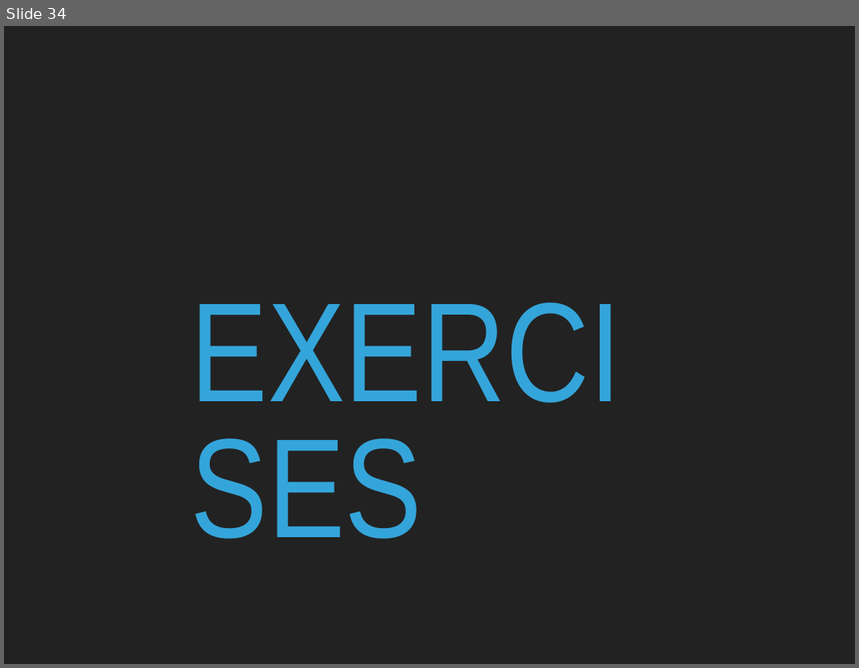
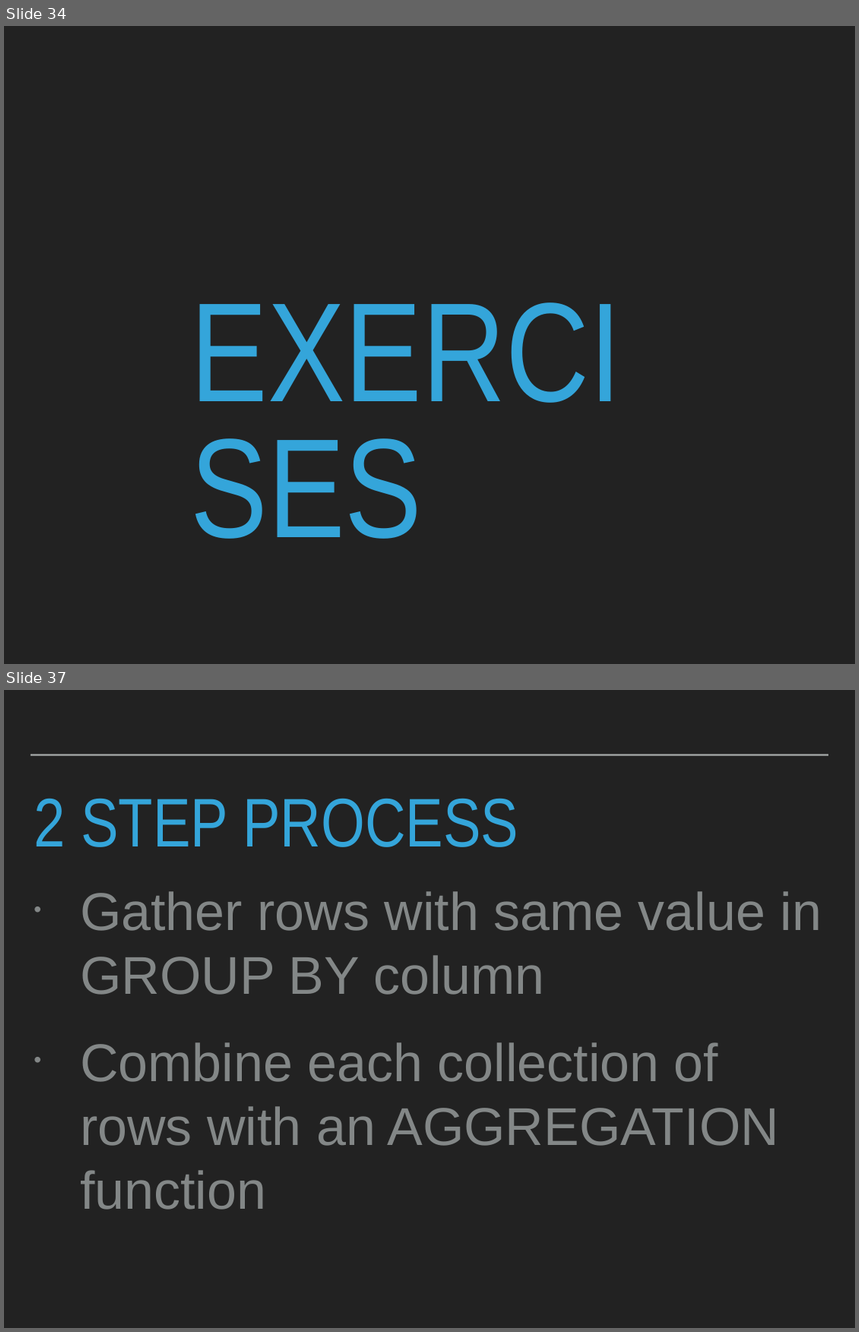
Before and after one commit to robcarrington/sqlbootcamp, a slide deck: Slides/Session2.pptx. Shown one above the other, each under a label of ours: slide 34 before the commit, slides 34 and 37 after it; the slides between them are not shown. The pictures are 859x668 and 859x1332 pixels, drawn with LibreOffice and Linux fonts; fonts in the diff are those of the drawing. Boxes give left, top, right and bottom in pixels: in the first picture for what was removed or moved away, otherwise in the second. Text is boxed around its words. In the diff, an @@ line names an element or a change of style, - is before the commit and + after.

Commit message:
Added groupby slides back in

```diff
--- a/Slides/Session2.pptx
+++ b/Slides/Session2.pptx
@@ slide 37 added at box(4, 690, 855, 1328), background #222222 @@
@@ line added from (31, 755) to (829, 755), #A6AAA9 2 pt @@
@@ title added at box(34, 798, 519, 847), 82.8 pt, text #34A5DA @@
+2 STEP PROCESS
@@ text added at box(80, 891, 822, 1210), 64 pt, text #838787 @@
+• Gather rows with same value in GROUP BY column
+• Combine each collection of rows with an AGGREGATION function
```
Also in this commit, not shown: 7 other slides added, 1 other file.
